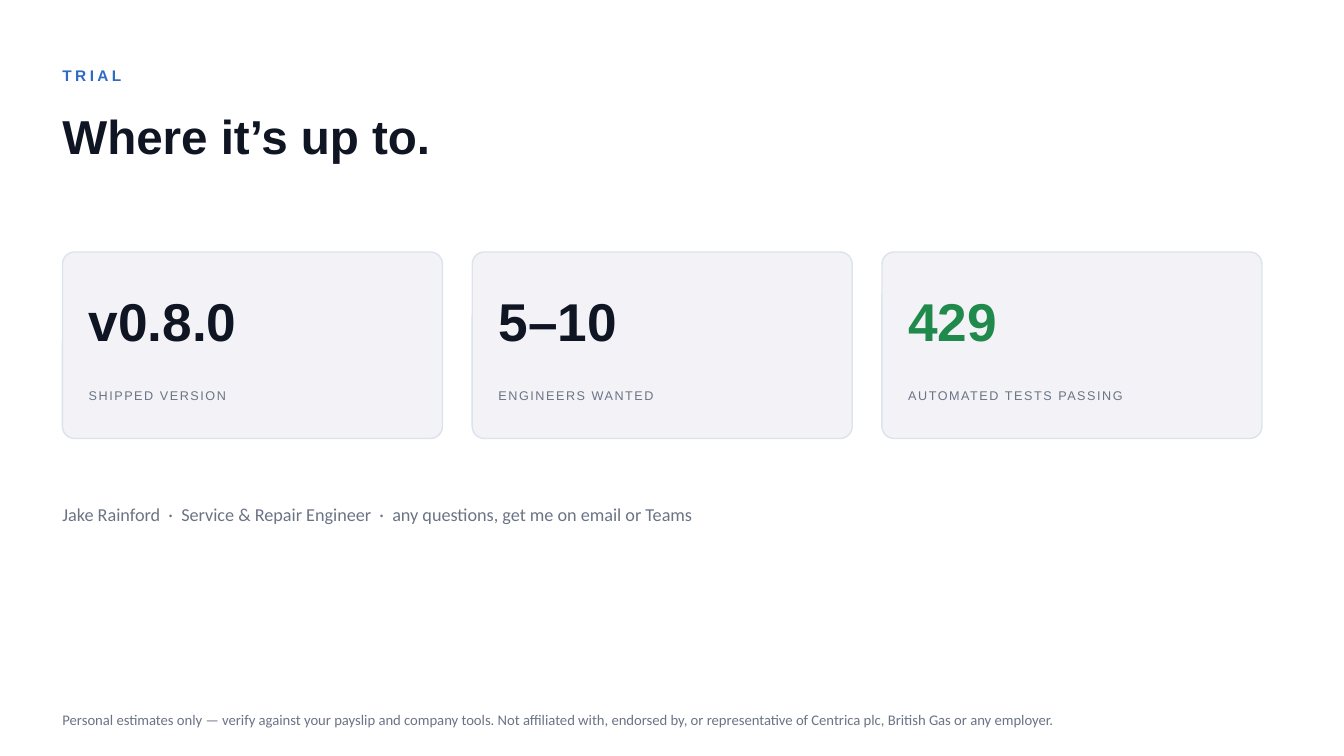
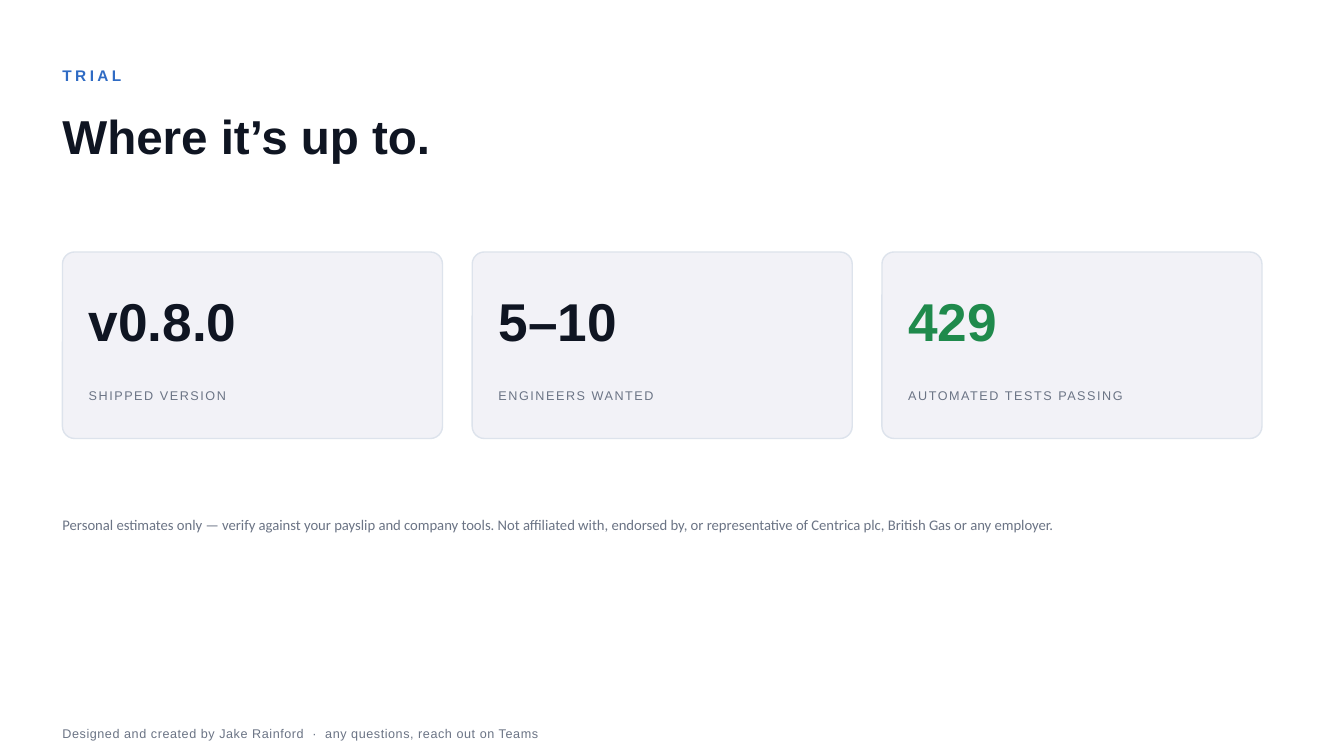
Before and after one commit to belacorg/CTAPTracker, a slide deck: slide 10 of docs/presentation/CTAP-Tracker.pptx. Drawn at 1344x756 pixels with LibreOffice and Linux fonts; fonts in the diff are those of the drawing. Boxes give left, top, right and bottom in pixels: in the first picture for what was removed or moved away, otherwise in the second. Text is boxed around its words. In the diff, an @@ line names an element or a change of style, - is before the commit and + after.

```diff
--- a/docs/presentation/CTAP-Tracker.pptx
+++ b/docs/presentation/CTAP-Tracker.pptx
@@ text "Personal estimates only — verify ...": place and size @@
-text "Personal estimates only — verify ..." at (62,715,1054,728)
+text "Personal estimates only — verify ..." at (62,520,1054,533)
@@ text removed at (62,508,692,524) @@
-Jake Rainford · Service & Repair Engineer · any questions, get me on email or Teams
@@ text added at (62,729,538,741), 9 pt, text #6B7485 @@
+Designed and created by Jake Rainford · any questions, reach out on Teams
```
Also in this commit, not shown: 9 other slides changed, 1 other file.
